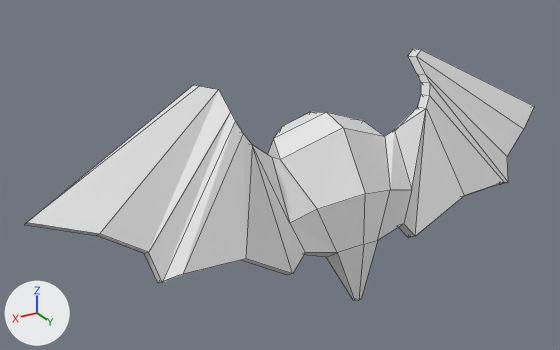
A saved change to the Blender file Resources/enemies/bigOlBat/bigOlBatBlend.blend.
The view is the same before and after, from a 50 mm lens placed at (7.02, 9.88, 6.3), pointed at (0.46, -1.04, 0.83). The lights are fixed; the arrows at lower left show +X, +Y and +Z. Mesh edges are drawn as thin lines. Materials are left out; every surface is plain grey.
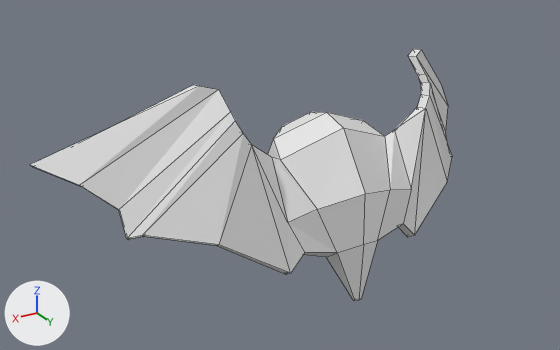
The newer file adds a shape key; the second version is drawn at full value of the shape key 'flap' of 'Sphere', and the change is written as the vertex moves it makes.

Pixel boxes (x1, y1, x2, y2) of what changed, in the pictures (560 x 350 px):
'Sphere', reshaped, modifiers changed (17% narrower): before (25, 49, 534, 301); after (30, 49, 452, 301)
part 1 of me_sphere, built on: before (25, 50, 534, 283); after (30, 49, 452, 275)

Edits to the bpy script that builds the scene:
```text
Change me_sphere:
    used by ob_sphere; location = (0.0, 0.0, 0.0)
    remove me_sphere.from_pydata(...)  # 57 vertices, 53 faces; spans x 0.0..5.05, y -1.24..0.87, z -0.94..2.87
    add me_sphere.from_pydata(...)  # 101 vertices, 106 faces; spans x -4.46..4.46, y -2.54..0.87, z -0.94..2.87
    me_sphere part 1
    17 vertices move from x 1.24..5.05, y -0.45..0.86, z -0.19..2.07 to x 1.24..4.46, y -2.54..0.67, z -0.19..2.07
    44 vertices are added at x -4.46..-0.07, y -2.54..0.79, z -0.93..2.87
    53 new faces join them
Change ob_sphere:
    remove _m = ob_sphere.modifiers.new('Mirror', 'MIRROR')
    remove _m.use_clip = True
```
